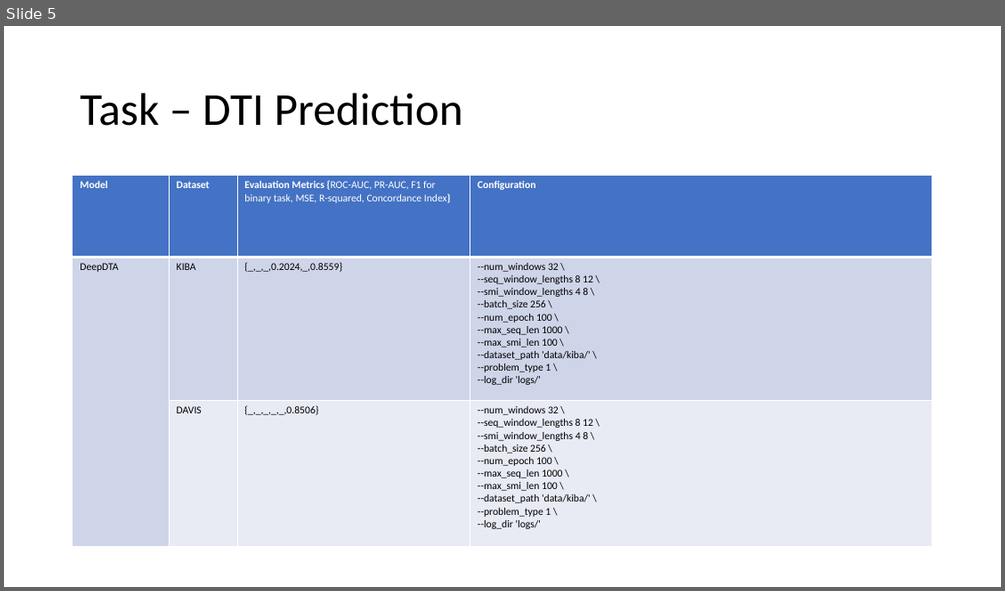
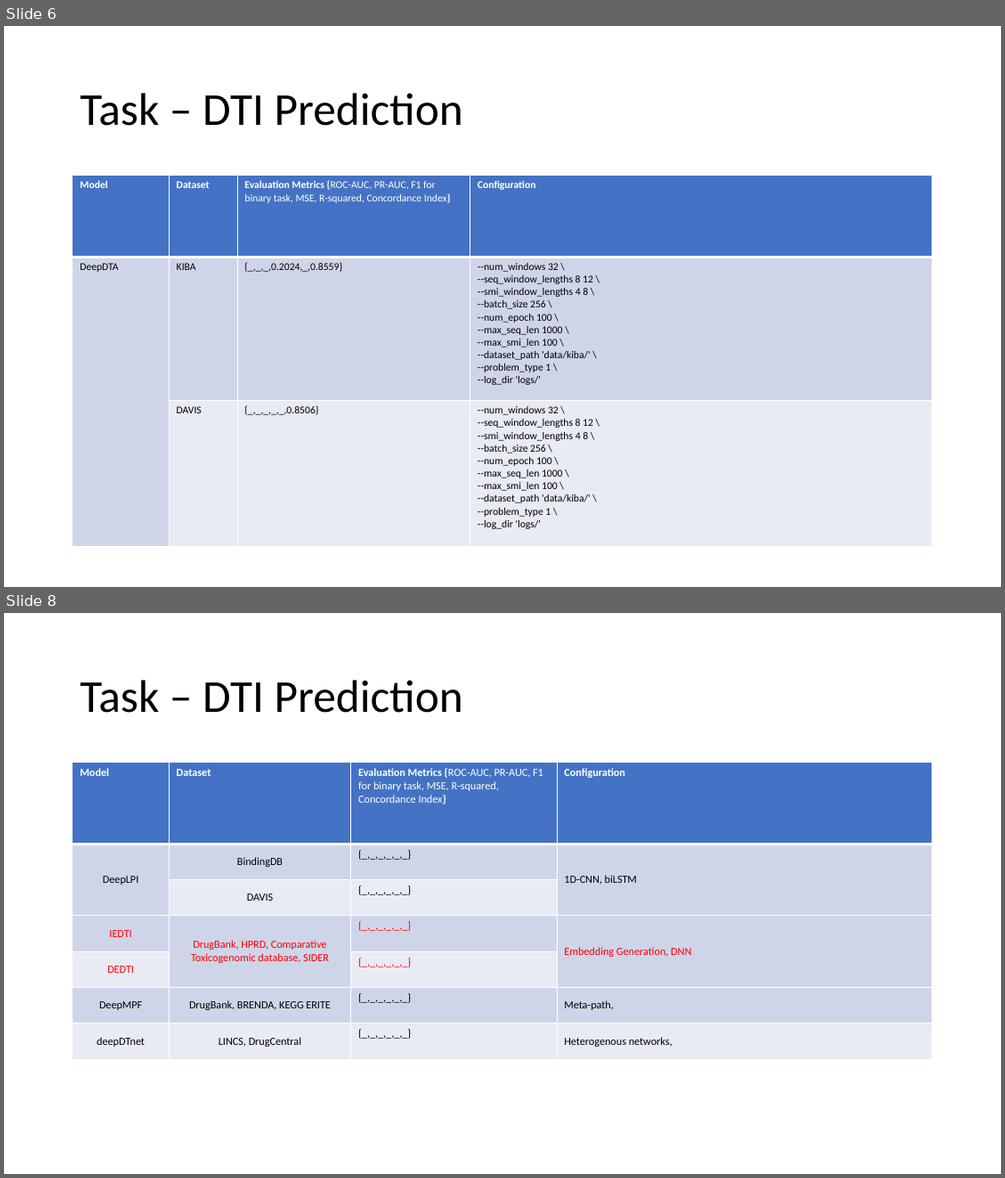
Before and after one commit to debnathk/articles, a slide deck: articles.pptx. Shown one above the other, each under a label of ours: slide 5 before the commit, slides 6 and 8 after it; the slides between them are not shown. The pictures are 1005x591 and 1005x1178 pixels, drawn with LibreOffice and Linux fonts; fonts in the diff are those of the drawing. Boxes give left, top, right and bottom in pixels: in the first picture for what was removed or moved away, otherwise in the second. Text is boxed around its words. In the diff, an @@ line names an element or a change of style, - is before the commit and + after.

```diff
--- a/articles.pptx
+++ b/articles.pptx
@@ slide 8 added at <box>4,613,1001,1174</box>, background #FFFFFF @@
@@ title added at <box>80,680,463,713</box>, 44 pt, text #000000 @@
+Task – DTI Prediction
@@ table added at <box>73,763,932,1060</box>, 7 rows, 4 columns @@
+Model | Dataset | Evaluation Metrics {ROC-AUC, PR-AUC, F1 for binary task, MSE, R-squared, Concordance Index} | Configuration
+DeepLPI | BindingDB | {_,_,_,_,_,_} | 1D-CNN, biLSTM
+ | DAVIS | {_,_,_,_,_,_} | 
+IEDTI | DrugBank, HPRD, Comparative Toxicogenomic database, SIDER | {_,_,_,_,_,_} | Embedding Generation, DNN
+DEDTI |  | {_,_,_,_,_,_} | 
+DeepMPF | DrugBank, BRENDA, KEGG ERITE | {_,_,_,_,_,_} | Meta-path,
+deepDTnet | LINCS, DrugCentral | {_,_,_,_,_,_} | Heterogenous networks,
@@ what was slide 5 is now slide 6 @@
```
Also in this commit, not shown: 6 slides changed, 1 other slide added, 16 other files.
